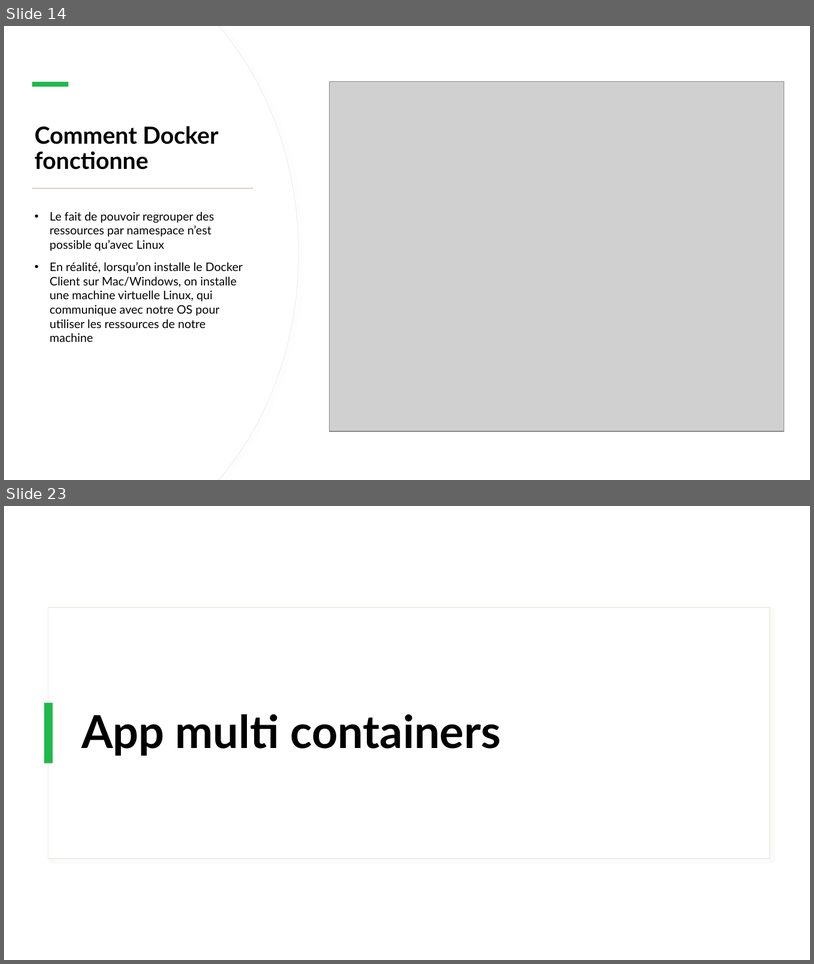
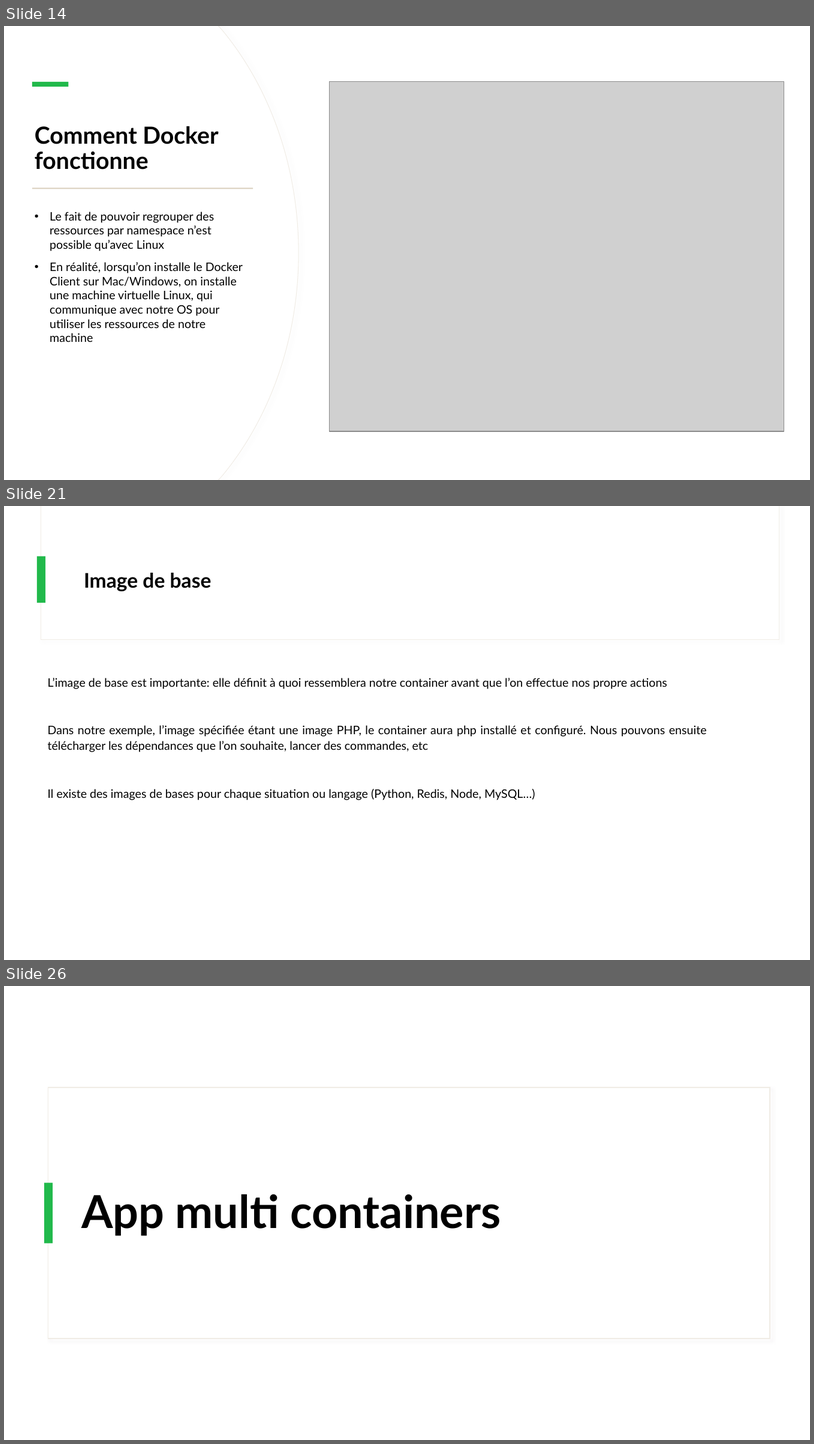
Before and after one commit to IPSSIASIDEV2/Jedy-DockerKubernetes-Formation, a slide deck: Cours/Cours.pptx. Shown one above the other, each under a label of ours: slides 14 and 23 before the commit, slides 14, 21 and 26 after it; the slides between them are not shown. The pictures are 814x964 and 814x1444 pixels, drawn with LibreOffice and Linux fonts; fonts in the diff are those of the drawing; grey boxes stand for pictures. Boxes give left, top, right and bottom in pixels: in the first picture for what was removed or moved away, otherwise in the second. Text is boxed around its words. In the diff, an @@ line names an element or a change of style, - is before the commit and + after.

```diff
--- a/Cours/Cours.pptx
+++ b/Cours/Cours.pptx
@@ slide 21 added at box(4, 506, 810, 960), background #FFFFFF @@
@@ rectangle added at box(4, 506, 810, 960), fill #FFFFFF @@
@@ rectangle added at box(41, 506, 780, 640), fill #FFFFFF, outline #F0ECE5 0.75 pt @@
@@ rectangle added at box(42, 506, 780, 639), fill #FFFFFF @@
@@ rectangle added at box(37, 556, 46, 603), fill #21B94B @@
@@ title added at box(84, 573, 212, 591), 24 pt, text #000000, bold @@
+Image de base
@@ text added at box(48, 678, 707, 800), 14 pt, text #000000 @@
+L’image de base est importante: elle définit à quoi ressemblera notre container avant que l’on effectue nos propre actions
+Dans notre exemple, l’image spécifiée étant une image PHP, le container aura php installé et configuré. Nous pouvons ensuite télécharger les dépendances que l’on souhaite, lancer des commandes, etc
+Il existe des images de bases pour chaque situation ou langage (Python, Redis, Node, MySQL…)
@@ what was slide 23 is now slide 26 @@
```
Also in this commit, not shown: 15 slides changed, 5 other slides added, 4 slides removed, 2 other files.
